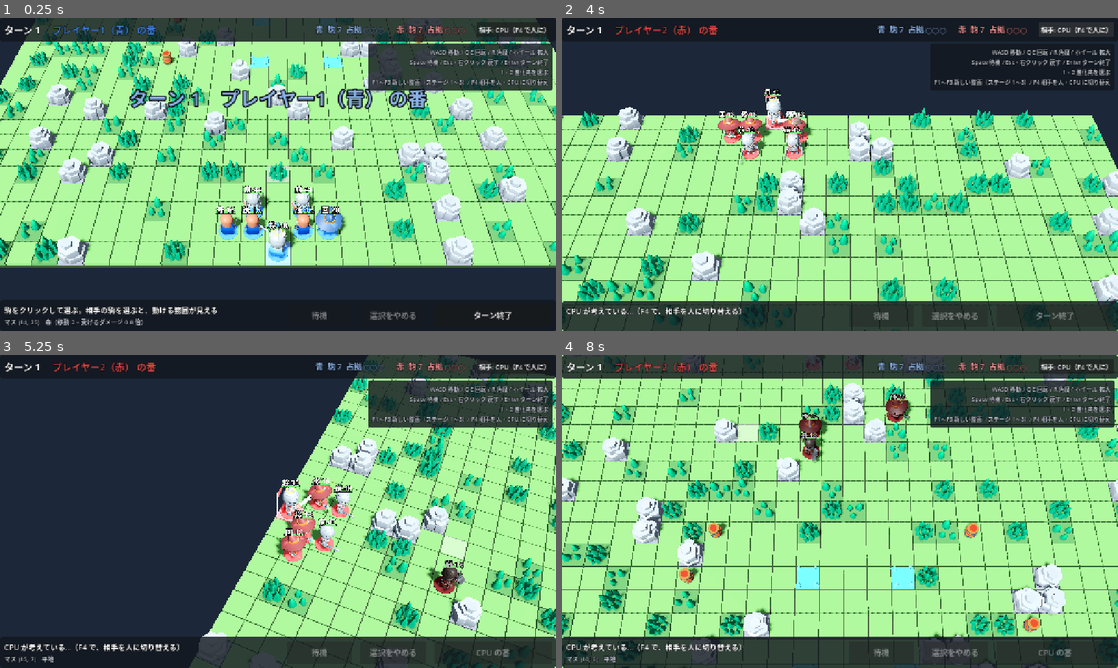
Above: before the commit, frames 1-4 (two rows, left to right).
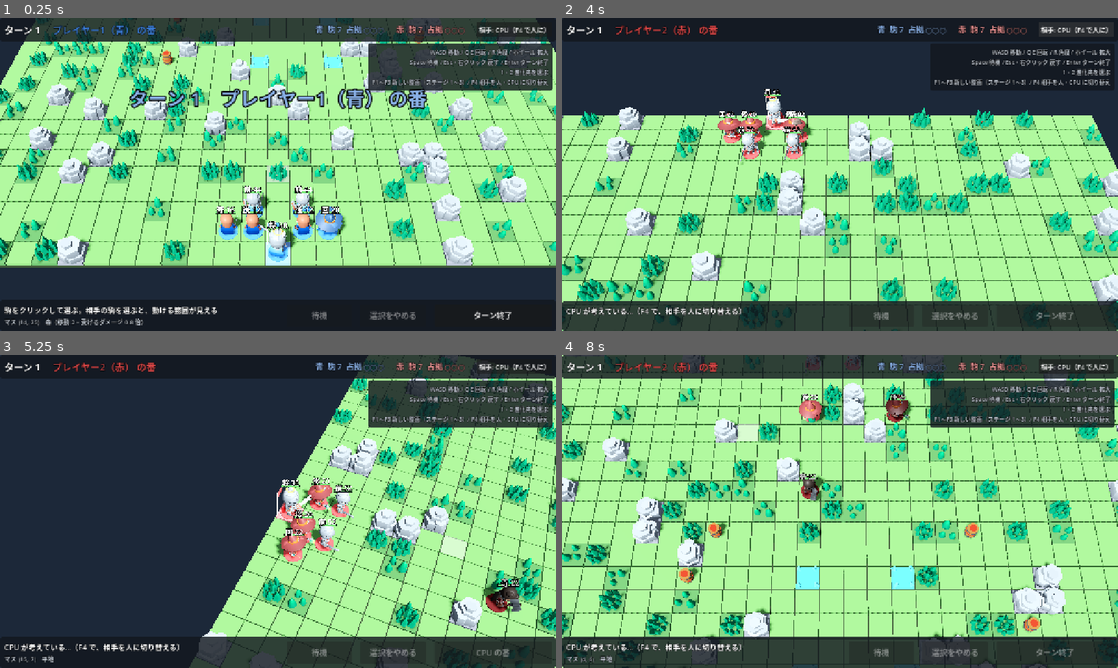
Above: after the commit, the same moments.

Repository: mattyan1053/pj-legion
Game: Godot game, scene res://prototype/board_prototype.tscn
Two runs of this game, one before a commit and one after it. Both use one fixed random seed, a clock stepped at 60 frames per second and the inputs below.
Inputs (mouse positions are in pixels of both pictures, inside the frame that each line leads up to):
- Up to frame 1 (0.25 s): no input
- Up to frame 2 (4 s): click "相手: CPU（F4 で人に）" at 0.5 s; tap Enter at 1.25, 1.35 s; move the mouse to (962, 158) at 1.27 s; hold D 1.28-2.03 s; click (962, 158) at 1.42 s; tap Space at 1.52, 2.27 s; move the mouse to (728, 190) at 2.02 s; hold S 2.03-2.78 s; tap Keypad Enter at 2.1 s; move the mouse to (895, 105) at 2.77 s; hold D 2.78-3.5 s; tap 1 at 2.85 s; click "相手: 人（F4 で CPU に）" at 3.5 s
- Up to frame 3 (5.25 s): move the mouse to (250, 574) at 4.27 s; hold W 4.28-5.03 s; tap 2 at 4.35 s; click (250, 574) at 4.42 s; tap Space at 4.52 s; move the mouse to (444, 558) at 5.02 s; hold A from 5.03 s (still down); tap Q at 5.1 s
- Up to frame 4 (8 s): tap Space at 5.27, 6.02, 7.52 s; move the mouse to (673, 464) at 5.77 s; tap E at 5.85 s; move the mouse to (867, 511) at 6.52 s; release A at 6.53 s; hold S 6.53-7.28 s; tap R at 6.6 s; click (867, 511) at 6.67 s; move the mouse to (756, 433) at 7.27 s; hold D from 7.28 s (still down); tap Enter at 7.35 s

The runs differ from the first frame. In frame 1, less than 0.1% of the frame differs, in the area x 46-57%, y 60-63%; in frame 2, less than 0.1%; in frame 3, 1.1%; in frame 4, 1.3%, in the area x 3-92%, y 12-99%.

Commit message:
:balance_scale: Rebalance the armies and slow down evolution
Strengthen the four FANTASY kinds, lower the sniper's HP, cut the
experience for defeating a neutral core and raise the experience per level.

Co-Authored-By: Claude Fable 5.2 <noreply@anthropic.com>
Claude-Session: https://claude.ai/code/session_019skPmzNzRnxGkrELJM1LHv

Diff:
--- a/rules/growth.gd
+++ b/rules/growth.gd
@@ -20,11 +20,11 @@
 ## 攻撃でプレイヤーの駒を倒したとき（当たったぶんの HIT_EXPERIENCE は足さない）。
 const DEFEAT_EXPERIENCE := 50
 ## 攻撃で中立の駒を倒したとき（同上）。
-const NEUTRAL_DEFEAT_EXPERIENCE := 80
+const NEUTRAL_DEFEAT_EXPERIENCE := 30
 ## 味方を回復したとき（回復した量によらない）。
 const HEAL_EXPERIENCE := 20
 ## 1 レベル上がるのに要る経験値（どのレベルでも同じ）。
-const EXPERIENCE_PER_LEVEL := 100
+const EXPERIENCE_PER_LEVEL := 120
 ## これより上には上がらない。
 const MAX_LEVEL := 3
 ## 役割 -> 1 レベルごとに伸びる量（Unit.Stat -> int）。POWER は攻撃力、回復役では回復量。
--- a/rules/unit_kind.gd
+++ b/rules/unit_kind.gd
@@ -28,13 +28,13 @@
 const _TABLE := {
 	Id.KING: ["将", Role.NONE, Army.NONE, 0, 30, 8, 4, 1],
 	Id.SHIELD_TROOPER: ["シールドトルーパー", Role.VANGUARD, Army.MILITARY, 4, 44, 6, 3, 1],
-	Id.SNIPER: ["スナイパー", Role.REARGUARD, Army.MILITARY, 3, 16, 9, 3, 4],
+	Id.SNIPER: ["スナイパー", Role.REARGUARD, Army.MILITARY, 3, 12, 9, 3, 4],
 	Id.COMMANDO: ["コマンドー", Role.RAIDER, Army.MILITARY, 3, 16, 12, 6, 1],
 	Id.MEDIC: ["衛生兵", Role.HEALER, Army.MILITARY, 3, 20, 15, 4, 1],
-	Id.PALADIN: ["パラディン", Role.VANGUARD, Army.FANTASY, 4, 40, 7, 3, 1],
-	Id.SORCERER: ["ソーサラー", Role.REARGUARD, Army.FANTASY, 3, 16, 8, 3, 2],
-	Id.SPELLBLADE: ["スペルブレード", Role.RAIDER, Army.FANTASY, 3, 18, 11, 5, 1],
-	Id.PRIEST: ["プリースト", Role.HEALER, Army.FANTASY, 3, 18, 12, 4, 2],
+	Id.PALADIN: ["パラディン", Role.VANGUARD, Army.FANTASY, 4, 52, 8, 3, 1],
+	Id.SORCERER: ["ソーサラー", Role.REARGUARD, Army.FANTASY, 3, 20, 11, 3, 2],
+	Id.SPELLBLADE: ["スペルブレード", Role.RAIDER, Army.FANTASY, 3, 22, 12, 6, 1],
+	Id.PRIEST: ["プリースト", Role.HEALER, Army.FANTASY, 3, 22, 14, 4, 2],
 	Id.MINION: ["エナジー・コア", Role.NONE, Army.NONE, 0, 12, 4, 2, 1],
 	Id.ELITE_MINION: ["エリートミニオン", Role.NONE, Army.NONE, 0, 100, 10, 2, 1],
 }
--- a/tests/rules/test_combat.gd
+++ b/tests/rules/test_combat.gd
@@ -87,15 +87,15 @@
 func test_attack_reduces_hp_and_ends_the_action() -> void:
 	var battle := _battle()
 	var sniper := battle.add_unit(UnitKind.Id.SNIPER, P1, Vector2i(0, 0))
-	var target := battle.add_unit(UnitKind.Id.PALADIN, P2, Vector2i(4, 0))  # HP 40
+	var target := battle.add_unit(UnitKind.Id.PALADIN, P2, Vector2i(4, 0))  # HP 52
 	var events := battle.apply(AttackAction.new(sniper.id, target.id)).events
-	assert_eq(target.hp, 31)
+	assert_eq(target.hp, 43)
 	assert_eq(events.size(), 3)
 	var damaged := events[0] as AttackDamagedEvent
 	assert_eq(damaged.attacker_id, sniper.id)
 	assert_eq(damaged.unit_id, target.id)
 	assert_eq(damaged.amount, 9)
-	assert_eq(damaged.hp, 31)
+	assert_eq(damaged.hp, 43)
 	assert_eq(damaged.cause, UnitDamagedEvent.Cause.ATTACK)
 	assert_true(events[1] is ExperienceGainedEvent)  # docs/experience-levelup.md
 	assert_eq((events[2] as UnitActedEvent).unit_id, sniper.id)
@@ -124,7 +124,7 @@
 	var paladin := battle.add_unit(UnitKind.Id.PALADIN, P1, Vector2i(0, 0))
 	var target := battle.add_unit(UnitKind.Id.SNIPER, P2, Vector2i(5, 0))
 	assert_false(battle.apply(AttackAction.new(paladin.id, target.id)).accepted)
-	assert_eq(target.hp, 16)
+	assert_eq(target.hp, 12)
 	assert_false(paladin.acted)
 
 
--- a/tests/rules/test_evolution.gd
+++ b/tests/rules/test_evolution.gd
@@ -141,7 +141,7 @@
 	var ally := battle.add_unit(UnitKind.Id.SNIPER, P1, Vector2i(1, 0))
 	ally.hp = 1
 	priest.level = 2
-	priest.experience = 80
+	priest.experience = Growth.EXPERIENCE_PER_LEVEL - Growth.HEAL_EXPERIENCE
 	var events := battle.apply(HealAction.new(priest.id, ally.id)).events
 	assert_eq(
 		_types(events),
@@ -153,11 +153,11 @@
 func test_lower_levels_offer_nothing() -> void:
 	var battle := _battle()
 	var sniper := battle.add_unit(UnitKind.Id.SNIPER, P1, Vector2i(0, 0))
-	var events := Growth.gain(sniper, 100, ExperienceGainedEvent.Reason.HIT)
+	var events := Growth.gain(sniper, Growth.EXPERIENCE_PER_LEVEL, ExperienceGainedEvent.Reason.HIT)
 	assert_eq(_types(events), [ExperienceGainedEvent, LevelUpEvent] as Array[Script])
 	assert_eq(battle.evolving_unit(), null)
 	assert_false(Growth.preview(sniper, 50).evolution_ready)
-	assert_true(Growth.preview(sniper, 100).evolution_ready)
+	assert_true(Growth.preview(sniper, Growth.EXPERIENCE_PER_LEVEL).evolution_ready)
 	assert_false(sniper.evolution_ready, "見込みは状態を変えない")
 
 
@@ -210,15 +210,15 @@
 	var evolved := result.events[0] as UnitEvolvedEvent
 	assert_eq(evolved.unit_id, sniper.id)
 	assert_eq(evolved.evolution, Evolution.Id.SCOUT)
-	# スナイパー: HP 16、攻撃 9、移動 3、射程 4。ここではレベル 3 へ上がった 1 回ぶんだけ伸びている（HP +3、攻撃 +1）。
+	# スナイパー: HP 12、攻撃 9、移動 3、射程 4。ここではレベル 3 へ上がった 1 回ぶんだけ伸びている（HP +3、攻撃 +1）。
 	# スカウトで 移動 +2、HP +8。
-	assert_eq(evolved.max_hp, 27)
-	assert_eq(evolved.hp, 22, "最大 HP が伸びたぶん、HP も増える")
+	assert_eq(evolved.max_hp, 23)
+	assert_eq(evolved.hp, 18, "最大 HP が伸びたぶん、HP も増える")
 	assert_eq(evolved.power, 10)
 	assert_eq(evolved.move_range, 5)
 	assert_eq(evolved.attack_range, 4)
-	assert_eq(sniper.max_hp(), 27)
-	assert_eq(sniper.hp, 22)
+	assert_eq(sniper.max_hp(), 23)
+	assert_eq(sniper.hp, 18)
 	assert_eq(sniper.move_range(), 5)
 	assert_eq(sniper.display_name(), "スカウト")
 	assert_eq(sniper.kind, UnitKind.Id.SNIPER, "種類（役割と軍）は変わらない")
@@ -237,7 +237,7 @@
 	var battle: Battle = made["battle"]
 	var sniper: Unit = made["sniper"]
 	battle.apply(EvolveAction.new(sniper.id, Evolution.Id.MARKSMAN))
-	assert_eq(Growth.gain(sniper, 100, ExperienceGainedEvent.Reason.HIT), [] as Array[BattleEvent])
+	assert_eq(Growth.gain(sniper, Growth.EXPERIENCE_PER_LEVEL, ExperienceGainedEvent.Reason.HIT), [] as Array[BattleEvent])
 	assert_eq(battle.evolving_unit(), null)
 
 
@@ -248,7 +248,7 @@
 	var king := battle.add_unit(UnitKind.Id.KING, P2, Vector2i(3, 0))
 	king.hp = 1
 	sniper.level = 2
-	sniper.experience = 50
+	sniper.experience = Growth.EXPERIENCE_PER_LEVEL - Growth.DEFEAT_EXPERIENCE  # この攻撃で上限のレベルに届く
 	battle.apply(AttackAction.new(sniper.id, king.id))
 	assert_true(battle.is_over())
 	assert_eq(battle.winner, P1)
@@ -279,7 +279,7 @@
 	var battle := _battle()
 	var boots: Array[Equipment.Id] = [Equipment.Id.SPEED_BOOTS]
 	var trooper := battle.add_unit(UnitKind.Id.SHIELD_TROOPER, P1, Vector2i(0, 0), boots)
-	Growth.gain(trooper, 200, ExperienceGainedEvent.Reason.HIT)  # レベル 3: HP +12、攻撃 +2
+	Growth.gain(trooper, 2 * Growth.EXPERIENCE_PER_LEVEL, ExperienceGainedEvent.Reason.HIT)  # レベル 3: HP +12、攻撃 +2
 	trooper.evolve(Evolution.Id.JUGGERNAUT)
 	assert_eq(trooper.max_hp(), 44 + 12)
 	assert_eq(trooper.power(), 6 + 2 + 2)
@@ -306,7 +306,7 @@
 	var ally := battle.add_unit(UnitKind.Id.SHIELD_TROOPER, P1, Vector2i(4, 0))
 	ally.hp = 1
 	assert_true(Healing.can_heal(battle, bishop, ally), "射程 4")
-	assert_eq(Healing.amount(bishop, ally), 14)
+	assert_eq(Healing.amount(bishop, ally), 16)
 	assert_false(Healing.can_heal(battle, surgeon, ally))
 	surgeon.cell = Vector2i(4, 1)
 	assert_eq(Healing.amount(surgeon, ally), 23)
@@ -354,12 +354,12 @@
 	var battle := Maps.battle([
 		".FFFFFFFF.",
 	])
-	var blade := battle.add_unit(UnitKind.Id.SPELLBLADE, P1, Vector2i(0, 0))  # 移動力 5
-	assert_false(Movement.reachable(battle, blade).has(Vector2i(3, 0)))
-	blade.evolve(Evolution.Id.FEY_WALKER)  # 移動力 7
+	var blade := battle.add_unit(UnitKind.Id.SPELLBLADE, P1, Vector2i(0, 0))  # 移動力 6
+	assert_false(Movement.reachable(battle, blade).has(Vector2i(4, 0)))
+	blade.evolve(Evolution.Id.FEY_WALKER)  # 移動力 8
 	var reach := Movement.reachable(battle, blade)
-	assert_eq(reach.get(Vector2i(7, 0), -1), 7)
-	assert_false(reach.has(Vector2i(8, 0)))
+	assert_eq(reach.get(Vector2i(8, 0), -1), 8)
+	assert_false(reach.has(Vector2i(9, 0)))
 	assert_eq(Movement.reachable(battle, blade, true).get(Vector2i(9, 0), -1), 9)
 
 
--- a/tests/rules/test_experience.gd
+++ b/tests/rules/test_experience.gd
@@ -54,12 +54,12 @@
 	assert_eq(commando.experience, 50)
 
 
-func test_defeating_a_neutral_gives_80() -> void:
+func test_defeating_a_neutral_gives_30() -> void:
 	var battle := _battle()
 	var commando := battle.add_unit(UnitKind.Id.COMMANDO, P1, Vector2i(0, 0))
 	var core := battle.add_unit(UnitKind.Id.MINION, NEUTRAL, Vector2i(1, 0))  # HP 12
 	battle.apply(AttackAction.new(commando.id, core.id))
-	assert_eq(commando.experience, 80)
+	assert_eq(commando.experience, 30)
 
 
 func test_a_forest_that_saves_the_target_gives_only_the_hit() -> void:
@@ -76,7 +76,7 @@
 	var battle := _battle()
 	var medic := battle.add_unit(UnitKind.Id.MEDIC, P1, Vector2i(0, 0))
 	var ally := battle.add_unit(UnitKind.Id.SNIPER, P1, Vector2i(1, 0))
-	ally.hp = 15  # 1 だけ回復する
+	ally.hp = 11  # 1 だけ回復する
 	var events := battle.apply(HealAction.new(medic.id, ally.id)).events
 	assert_eq(_types(events), [HealerHealedEvent, ExperienceGainedEvent, UnitActedEvent] as Array[Script])
 	var gained := events[1] as ExperienceGainedEvent
@@ -95,7 +95,7 @@
 	assert_false(Growth.can_grow(king))
 	var core := battle.add_unit(UnitKind.Id.MINION, NEUTRAL, Vector2i(5, 2))
 	assert_false(Growth.can_grow(core))
-	assert_eq(Growth.gain(core, 100, ExperienceGainedEvent.Reason.HIT), [] as Array[BattleEvent])
+	assert_eq(Growth.gain(core, Growth.EXPERIENCE_PER_LEVEL, ExperienceGainedEvent.Reason.HIT), [] as Array[BattleEvent])
 	assert_eq(core.level, 1)
 
 
@@ -125,10 +125,10 @@
 	assert_eq(sniper.experience, 0)
 
 
-func test_reaching_100_levels_up_and_carries_the_rest() -> void:
+func test_reaching_120_levels_up_and_carries_the_rest() -> void:
 	var battle := _battle()
 	var commando := battle.add_unit(UnitKind.Id.COMMANDO, P1, Vector2i(0, 0))
-	commando.experience = 90
+	commando.experience = 110
 	var target := battle.add_unit(UnitKind.Id.SNIPER, P2, Vector2i(1, 0))
 	target.hp = 5
 	var events := battle.apply(AttackAction.new(commando.id, target.id)).events
@@ -136,7 +136,7 @@
 		_types(events),
 		[AttackDamagedEvent, UnitDefeatedEvent, ExperienceGainedEvent, LevelUpEvent, UnitActedEvent] as Array[Script]
 	)
-	assert_eq((events[2] as ExperienceGainedEvent).experience, 140)  # レベルアップの前
+	assert_eq((events[2] as ExperienceGainedEvent).experience, 160)  # レベルアップの前
 	var up := events[3] as LevelUpEvent
 	assert_eq(up.unit_id, commando.id)
 	assert_eq(up.level, 2)
@@ -153,19 +153,19 @@
 	var battle := _battle()
 	var expected := {
 		UnitKind.Id.SHIELD_TROOPER: [44 + 6, 6 + 1],
-		UnitKind.Id.SNIPER: [16 + 3, 9 + 1],
+		UnitKind.Id.SNIPER: [12 + 3, 9 + 1],
 		UnitKind.Id.COMMANDO: [16 + 3, 12 + 1],
 		UnitKind.Id.MEDIC: [20 + 3, 15 + 2],  # 回復ロールは回復量が伸びる
-		UnitKind.Id.PALADIN: [40 + 6, 7 + 1],
-		UnitKind.Id.SORCERER: [16 + 3, 8 + 1],
-		UnitKind.Id.SPELLBLADE: [18 + 3, 11 + 1],
-		UnitKind.Id.PRIEST: [18 + 3, 12 + 2],
+		UnitKind.Id.PALADIN: [52 + 6, 8 + 1],
+		UnitKind.Id.SORCERER: [20 + 3, 11 + 1],
+		UnitKind.Id.SPELLBLADE: [22 + 3, 12 + 1],
+		UnitKind.Id.PRIEST: [22 + 3, 14 + 2],
 	}
 	var x := 0
 	for kind: UnitKind.Id in expected:
 		var unit := battle.add_unit(kind, P1, Vector2i(x % 6, 2 if x >= 6 else 0))
 		x += 1
-		Growth.gain(unit, 100, ExperienceGainedEvent.Reason.HIT)
+		Growth.gain(unit, Growth.EXPERIENCE_PER_LEVEL, ExperienceGainedEvent.Reason.HIT)
 		assert_eq([unit.max_hp(), unit.power()], expected[kind], UnitKind.display_name(kind))
 		assert_eq(unit.move_range(), UnitKind.move_range(kind))
 		assert_eq(unit.attack_range(), UnitKind.attack_range(kind))
@@ -178,7 +178,7 @@
 	)
 	assert_eq(trooper.max_hp(), 74)
 	trooper.hp = 30  # 44 減っている
-	Growth.gain(trooper, 100, ExperienceGainedEvent.Reason.HIT)
+	Growth.gain(trooper, Growth.EXPERIENCE_PER_LEVEL, ExperienceGainedEvent.Reason.HIT)
 	assert_eq(trooper.max_hp(), 80)
 	assert_eq(trooper.hp, 36)  # 増えたぶんだけ増え、減っている量は 44 のまま
 	assert_eq(UnitKind.max_hp(UnitKind.Id.SHIELD_TROOPER), 44)  # 種類の表は書き換えない
@@ -192,11 +192,11 @@
 	var before := sniper.max_hp()
 	sniper.temporary_bonus[Unit.Stat.MAX_HP] = -6
 	sniper.follow_max_hp(before)
-	assert_eq(sniper.hp, 10)
+	assert_eq(sniper.hp, 6)
 	before = sniper.max_hp()
 	sniper.temporary_bonus.clear()
 	sniper.follow_max_hp(before)
-	assert_eq(sniper.hp, 16)
+	assert_eq(sniper.hp, 12)
 
 
 func test_level_3_is_the_cap() -> void:
@@ -221,27 +221,27 @@
 func test_a_big_gain_can_level_up_twice() -> void:
 	var battle := _battle()
 	var priest := battle.add_unit(UnitKind.Id.PRIEST, P1, Vector2i(0, 0))
-	var events := Growth.gain(priest, 250, ExperienceGainedEvent.Reason.HEAL)
+	var events := Growth.gain(priest, 270, ExperienceGainedEvent.Reason.HEAL)
 	assert_eq(_types(events), [ExperienceGainedEvent, LevelUpEvent, LevelUpEvent, EvolutionOfferedEvent] as Array[Script])
 	assert_eq((events[1] as LevelUpEvent).level, 2)
 	assert_eq((events[1] as LevelUpEvent).experience, 150)
 	assert_eq((events[2] as LevelUpEvent).level, 3)
-	assert_eq(priest.power(), 12 + 4)
-	assert_eq(priest.max_hp(), 18 + 6)
+	assert_eq(priest.power(), 14 + 4)
+	assert_eq(priest.max_hp(), 22 + 6)
 
 
 func test_preview_does_not_change_the_unit_and_matches_gain() -> void:
 	var battle := _battle()
 	var sniper := battle.add_unit(UnitKind.Id.SNIPER, P1, Vector2i(0, 0))
-	sniper.experience = 70
+	sniper.experience = 90
 	var outcome := Growth.preview(sniper, 50)
 	assert_eq(outcome.gained, 50)
 	assert_eq(outcome.level, 2)
 	assert_eq(outcome.experience, 20)
 	assert_eq(outcome.levels_gained, 1)
 	assert_eq(sniper.level, 1)
-	assert_eq(sniper.experience, 70)
-	assert_eq(sniper.max_hp(), 16)
+	assert_eq(sniper.experience, 90)
+	assert_eq(sniper.max_hp(), 12)
 	Growth.gain(sniper, 50, ExperienceGainedEvent.Reason.DEFEAT)
 	assert_eq([sniper.level, sniper.experience], [outcome.level, outcome.experience])
 
@@ -253,7 +253,7 @@
 func test_forecasting_on_a_clone_leaves_the_original() -> void:
 	var battle := _battle()
 	var commando := battle.add_unit(UnitKind.Id.COMMANDO, P1, Vector2i(0, 0))
-	commando.experience = 60
+	commando.experience = 80
 	var target := battle.add_unit(UnitKind.Id.SNIPER, P2, Vector2i(1, 0))
 	target.hp = 12
 	var copy := battle.clone()
@@ -261,15 +261,15 @@
 	assert_true(_types(events).has(LevelUpEvent))
 	var grown := copy.unit_by_id(commando.id)
 	assert_eq([grown.level, grown.experience, grown.max_hp()], [2, 10, 19])
-	assert_eq([commando.level, commando.experience, commando.max_hp()], [1, 60, 16])
+	assert_eq([commando.level, commando.experience, commando.max_hp()], [1, 80, 16])
 	assert_eq(commando.growth_bonus, {})
 
 
 func test_clone_copies_the_growth() -> void:
 	var battle := _battle()
 	var sniper := battle.add_unit(UnitKind.Id.SNIPER, P1, Vector2i(0, 0))
-	Growth.gain(sniper, 130, ExperienceGainedEvent.Reason.HIT)
+	Growth.gain(sniper, 150, ExperienceGainedEvent.Reason.HIT)
 	var copy := battle.clone().unit_by_id(sniper.id)
-	assert_eq([copy.level, copy.experience, copy.max_hp(), copy.power()], [2, 30, 19, 10])
-	Growth.gain(copy, 100, ExperienceGainedEvent.Reason.HIT)
-	assert_eq([sniper.level, sniper.max_hp()], [2, 19])  # 複製を育てても、元は変わらない
+	assert_eq([copy.level, copy.experience, copy.max_hp(), copy.power()], [2, 30, 15, 10])
+	Growth.gain(copy, Growth.EXPERIENCE_PER_LEVEL, ExperienceGainedEvent.Reason.HIT)
+	assert_eq([sniper.level, sniper.max_hp()], [2, 15])  # 複製を育てても、元は変わらない
--- a/tests/rules/test_healing.gd
+++ b/tests/rules/test_healing.gd
@@ -33,14 +33,14 @@
 	assert_eq(Healing.amount(medic, near), 15)
 
 
-func test_priest_heals_12_at_range_2() -> void:
+func test_priest_heals_14_at_range_2() -> void:
 	var battle := _battle()
 	var priest := battle.add_unit(UnitKind.Id.PRIEST, P1, Vector2i(4, 1))
 	var near := _wounded(battle, UnitKind.Id.PALADIN, P1, Vector2i(5, 2), 10)  # 距離 2
 	var far := _wounded(battle, UnitKind.Id.PALADIN, P1, Vector2i(7, 1), 10)  # 距離 3
 	assert_true(Healing.can_heal(battle, priest, near))
 	assert_false(Healing.can_heal(battle, priest, far))
-	assert_eq(Healing.amount(priest, near), 12)
+	assert_eq(Healing.amount(priest, near), 14)
 
 
 func test_walls_do_not_block_healing() -> void:
@@ -130,19 +130,19 @@
 func test_heal_stops_at_max_hp() -> void:
 	var battle := _battle()
 	var medic := battle.add_unit(UnitKind.Id.MEDIC, P1, Vector2i(4, 0))
-	var ally := _wounded(battle, UnitKind.Id.SNIPER, P1, Vector2i(5, 0), 10)  # 最大 HP 16
+	var ally := _wounded(battle, UnitKind.Id.SNIPER, P1, Vector2i(5, 0), 6)  # 最大 HP 12
 	assert_eq(Healing.amount(medic, ally), 6)
 	var healed := battle.apply(HealAction.new(medic.id, ally.id)).events[0] as UnitHealedEvent
-	assert_eq(ally.hp, 16)
+	assert_eq(ally.hp, 12)
 	assert_eq(healed.amount, 6)
-	assert_eq(healed.hp, 16)
+	assert_eq(healed.hp, 12)
 
 
 func test_heal_uses_effective_stats() -> void:
 	var battle := _battle()
 	var medic := battle.add_unit(UnitKind.Id.MEDIC, P1, Vector2i(4, 0))
 	var ally := battle.add_unit(UnitKind.Id.SNIPER, P1, Vector2i(6, 0), [SHIELD] as Array[Equipment.Id])
-	ally.hp = 16  # 最大 HP は盾で 46
+	ally.hp = 16  # 最大 HP は盾で 42
 	assert_false(Healing.can_heal(battle, medic, ally))  # 距離 2
 	medic.relic_bonus[Unit.Stat.ATTACK_RANGE] = 1
 	medic.temporary_bonus[Unit.Stat.POWER] = 5
@@ -157,7 +157,7 @@
 	var ally := _wounded(battle, UnitKind.Id.SNIPER, P1, Vector2i(4, 0), 1)
 	battle.apply(MoveAction.new(medic.id, Vector2i(3, 0)))
 	assert_true(battle.apply(HealAction.new(medic.id, ally.id)).accepted)
-	assert_eq(ally.hp, 16)
+	assert_eq(ally.hp, 12)
 
 
 func test_no_heal_after_cruise() -> void:
--- a/tests/rules/test_loadout.gd
+++ b/tests/rules/test_loadout.gd
@@ -191,8 +191,8 @@
 	sniper.relic_bonus[Unit.Stat.POWER] = 1
 	sniper.temporary_bonus[Unit.Stat.POWER] = 5
 	sniper.temporary_bonus[Unit.Stat.MOVE_RANGE] = 2
-	assert_eq(sniper.base_stat(Unit.Stat.MAX_HP), 16 + 30, "層 1 は聖遺物を含まない")
-	assert_eq(sniper.max_hp(), 16 + 30 + 10)
+	assert_eq(sniper.base_stat(Unit.Stat.MAX_HP), 12 + 30, "層 1 は聖遺物を含まない")
+	assert_eq(sniper.max_hp(), 12 + 30 + 10)
 	assert_eq(sniper.power(), 9 + 1 + 5)
 	assert_eq(sniper.move_range(), 3 + 2 + 2)
 	assert_eq(sniper.attack_range(), 4)
@@ -257,7 +257,7 @@
 	var copied := copy.unit_by_id(sniper.id)
 	assert_eq(copied.equipment, sniper.equipment)
 	assert_eq(copied.hp, 40)
-	assert_eq(copied.max_hp(), 46)
+	assert_eq(copied.max_hp(), 42)
 	assert_eq(copied.power(), 10)
 	assert_eq(copied.move_range(), 7)
 
--- a/tests/rules/test_map_objects.gd
+++ b/tests/rules/test_map_objects.gd
@@ -112,7 +112,7 @@
 func test_attacking_a_barrel_blows_it_up() -> void:
 	var battle := _barrel_battle()
 	var sniper := battle.add_unit(UnitKind.Id.SNIPER, P1, Vector2i(4, 3))
-	var enemy := battle.add_unit(UnitKind.Id.PALADIN, P2, Vector2i(3, 0))  # 斜め隣。HP 40
+	var enemy := battle.add_unit(UnitKind.Id.PALADIN, P2, Vector2i(3, 0))  # 斜め隣。HP 52
 	var ally := battle.add_unit(UnitKind.Id.PALADIN, P1, Vector2i(1, 1))  # 森の上。軽減なし
 	var minion := battle.add_unit(UnitKind.Id.MINION, NEUTRAL, Vector2i(2, 2))  # HP 12
 	var far := battle.add_unit(UnitKind.Id.SNIPER, P2, Vector2i(4, 1))  # 2 マス離れている
@@ -121,9 +121,9 @@
 	assert_true(result.accepted)
 	assert_eq(battle.board.object_at(BARREL), MapObject.Type.NONE)
 	assert_true(battle.board.is_walkable(BARREL))
-	assert_eq(enemy.hp, 25)
-	assert_eq(ally.hp, 25)
-	assert_eq(far.hp, 16)
+	assert_eq(enemy.hp, 37)
+	assert_eq(ally.hp, 37)
+	assert_eq(far.hp, 12)
 	assert_eq(battle.unit_by_id(minion.id), null)
 	assert_true(sniper.acted)
 
@@ -146,7 +146,7 @@
 		assert_eq(damaged.barrel_cell, BARREL)
 		assert_eq(damaged.cause, UnitDamagedEvent.Cause.EXPLOSION)
 	assert_eq(hit_ids, [enemy.id, ally.id, minion.id] as Array[int])
-	assert_eq((events[2] as UnitDamagedEvent).hp, 25)
+	assert_eq((events[2] as UnitDamagedEvent).hp, 37)
 	assert_eq((events[3] as UnitDamagedEvent).hp, 0)
 	assert_eq((events[4] as UnitDefeatedEvent).unit_id, minion.id)
 	assert_eq((events[5] as UnitActedEvent).unit_id, sniper.id)
@@ -159,7 +159,7 @@
 	battle.add_unit(UnitKind.Id.SNIPER, P2, Vector2i(4, 1))
 	assert_eq(MapObject.blast_victims(battle, BARREL), [ally, enemy] as Array[Unit])
 	assert_eq(MapObject.blast_damage(enemy), 15)
-	assert_eq(enemy.hp, 40)
+	assert_eq(enemy.hp, 52)
 	assert_eq(battle.board.object_at(BARREL), MapObject.Type.BARREL)
 
 
@@ -167,7 +167,7 @@
 	var battle := _barrel_battle()
 	var paladin := battle.add_unit(UnitKind.Id.PALADIN, P1, Vector2i(2, 2))
 	var events := battle.apply(AttackBarrelAction.new(paladin.id, BARREL)).events
-	assert_eq(paladin.hp, 25)
+	assert_eq(paladin.hp, 37)
 	assert_eq(events.size(), 3)
 	assert_eq((events[1] as UnitDamagedEvent).unit_id, paladin.id)
 	assert_true(events[2] is UnitActedEvent)
@@ -215,9 +215,9 @@
 	assert_eq(copy.board.barrel_cells, battle.board.barrel_cells)
 	assert_true(copy.apply(AttackBarrelAction.new(sniper.id, BARREL)).accepted)
 	assert_eq(copy.board.object_at(BARREL), MapObject.Type.NONE)
-	assert_eq(copy.unit_by_id(enemy.id).hp, 25)
+	assert_eq(copy.unit_by_id(enemy.id).hp, 37)
 	assert_eq(battle.board.object_at(BARREL), MapObject.Type.BARREL)
-	assert_eq(enemy.hp, 40)
+	assert_eq(enemy.hp, 52)
 	assert_false(sniper.acted)
 
 
@@ -324,10 +324,10 @@
 	var battle := _spring_battle()
 	var hurt := battle.add_unit(UnitKind.Id.PALADIN, P2, Vector2i(0, 0))
 	var full := battle.add_unit(UnitKind.Id.PALADIN, P2, Vector2i(2, 1))
-	hurt.hp = 35
+	hurt.hp = 47  # 泉の回復量（12）より少ない 5 しか減っていない
 	var events := battle.apply(EndPhaseAction.new()).events
-	assert_eq(hurt.hp, 40)
-	assert_eq(full.hp, 40)
+	assert_eq(hurt.hp, 52)
+	assert_eq(full.hp, 52)
 	assert_eq(events.size(), 2, "満タンの駒にはイベントが出ない")
 	assert_eq((events[1] as UnitHealedEvent).amount, 5)
 
@@ -346,11 +346,11 @@
 	var lower := battle.add_unit(UnitKind.Id.PALADIN, P1, Vector2i(2, 1))
 	var upper := battle.add_unit(UnitKind.Id.PALADIN, P1, Vector2i(0, 0))
 	lower.hp = 1
-	upper.hp = 30
+	upper.hp = 42
 	assert_eq(MapObject.spring_targets(battle, P1), [upper, lower] as Array[Unit])
 	assert_eq(MapObject.spring_targets(battle, P2), [] as Array[Unit])
 	assert_eq(MapObject.spring_heal(upper), 10)
-	assert_eq(upper.hp, 30)
+	assert_eq(upper.hp, 42)
 
 
 # --- ポータル ---
--- a/tests/rules/test_neutral.gd
+++ b/tests/rules/test_neutral.gd
@@ -156,7 +156,7 @@
 	assert_eq(hit.attacker_id, core.id)
 	assert_eq(hit.unit_id, sniper.id)
 	assert_eq(hit.amount, 4)
-	assert_eq(sniper.hp, 12)
+	assert_eq(sniper.hp, 8)
 	assert_eq(core.cell, Vector2i(2, 0))
 
 
@@ -179,7 +179,7 @@
 	var sniper := battle.add_unit(UnitKind.Id.SNIPER, P1, Vector2i(1, 0))
 	var events := _neutral_phase(battle)
 	assert_eq((events[0] as AttackDamagedEvent).amount, 4 * 80 / 100)
-	assert_eq(sniper.hp, 16 - 3)
+	assert_eq(sniper.hp, 12 - 3)
 
 
 func test_core_defeats_a_weak_unit() -> void:
--- a/tests/rules/test_unit_kind.gd
+++ b/tests/rules/test_unit_kind.gd
@@ -14,7 +14,7 @@
 	assert_eq(UnitKind.role(id), UnitKind.Role.REARGUARD)
 	assert_eq(UnitKind.army(id), UnitKind.Army.MILITARY)
 	assert_eq(UnitKind.cost(id), 3)
-	assert_eq(UnitKind.max_hp(id), 16)
+	assert_eq(UnitKind.max_hp(id), 12)
 	assert_eq(UnitKind.power(id), 9)
 	assert_eq(UnitKind.move_range(id), 3)
 	assert_eq(UnitKind.attack_range(id), 4)
Not shown, changed: docs/branch-evolution.md
Not shown, changed: docs/experience-levelup.md
Not shown, changed: docs/neutral-minion.md
Not shown, changed: docs/unit-roster.md
